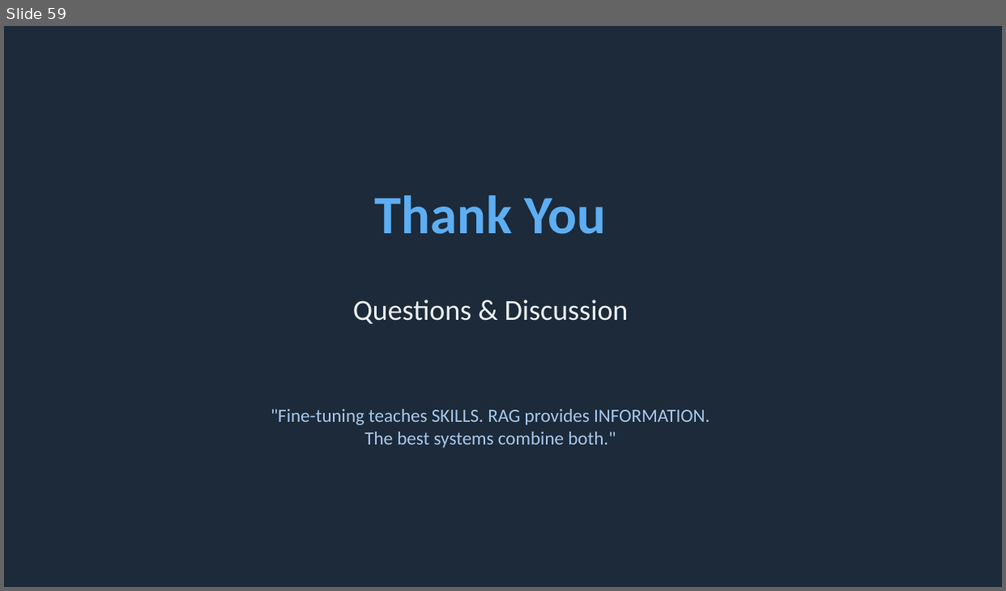
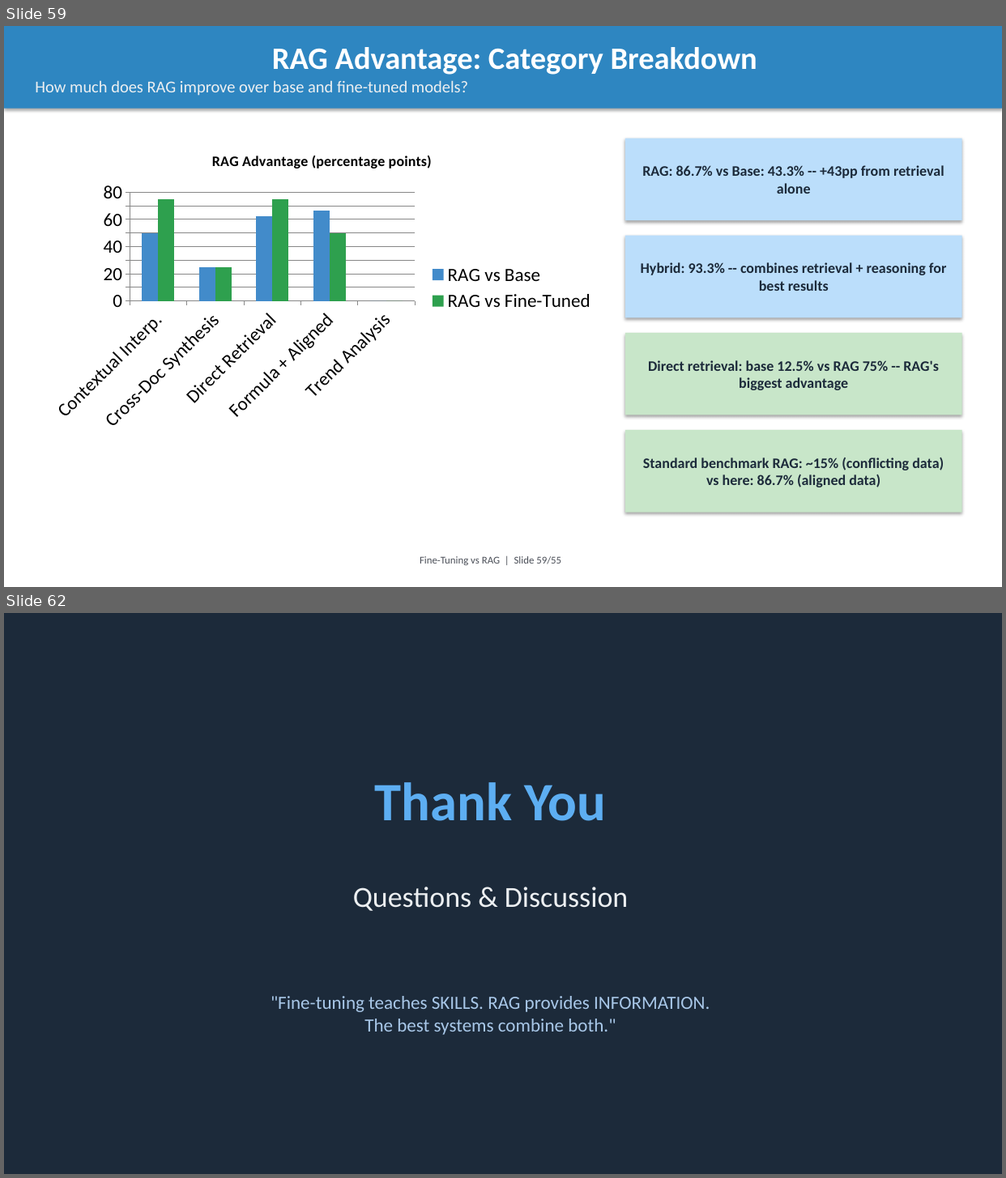
Before and after one commit to intelliswarm-ai/finetune-vs-rag, a slide deck: presentation.pptx. Shown one above the other, each under a label of ours: slide 59 before the commit, slides 59 and 62 after it; the slides between them are not shown. The pictures are 1006x591 and 1006x1178 pixels, drawn with LibreOffice and Linux fonts; fonts in the diff are those of the drawing. Boxes give left, top, right and bottom in pixels: in the first picture for what was removed or moved away, otherwise in the second. Text is boxed around its words. In the diff, an @@ line names an element or a change of style, - is before the commit and + after.

Commit message:
fear(finetune vs rag): RAG benchmark

```diff
--- a/presentation.pptx
+++ b/presentation.pptx
@@ slide 59 added at (4, 26, 1002, 587), background #FFFFFF @@
@@ rectangle added at (4, 26, 1002, 109), fill #2E86C1, 16 pt, text #ECEFF1 @@
+RAG Advantage: Category Breakdown
+How much does RAG improve over base and fine-tuned models?
@@ column chart added at (41, 139, 603, 437) @@
+title "RAG Advantage (percentage points)"
+categories: Contextual Interp., Cross-Doc Synthesis, Direct Retrieval, Formula + Aligned, Trend Analysis
+RAG vs Base: 50, 25, 62, 67, 0
+RAG vs Fine-Tuned: 75, 25, 75, 50, 0
@@ rectangle added at (625, 139, 962, 220), fill #BBDEFB, 14 pt, text #1C2A3A, bold @@
+RAG: 86.7% vs Base: 43.3% -- +43pp from retrieval alone
@@ rectangle added at (625, 236, 962, 318), fill #BBDEFB, 14 pt, text #1C2A3A, bold @@
+Hybrid: 93.3% -- combines retrieval + reasoning for best results
@@ rectangle added at (625, 333, 962, 416), fill #C8E6C9, 14 pt, text #1C2A3A, bold @@
+Direct retrieval: base 12.5% vs RAG 75% -- RAG's biggest advantage
@@ rectangle added at (625, 430, 962, 513), fill #C8E6C9, 14 pt, text #1C2A3A, bold @@
+Standard benchmark RAG: ~15% (conflicting data) vs here: 86.7% (aligned data)
@@ text added at (420, 557, 561, 565), 10 pt, text #4A4E57 @@
+Fine-Tuning vs RAG | Slide 59/55
@@ what was slide 59 is now slide 62 @@
```
Also in this commit, not shown: 5 slides changed, 3 other slides added, 1 slide removed, 12 other files.
